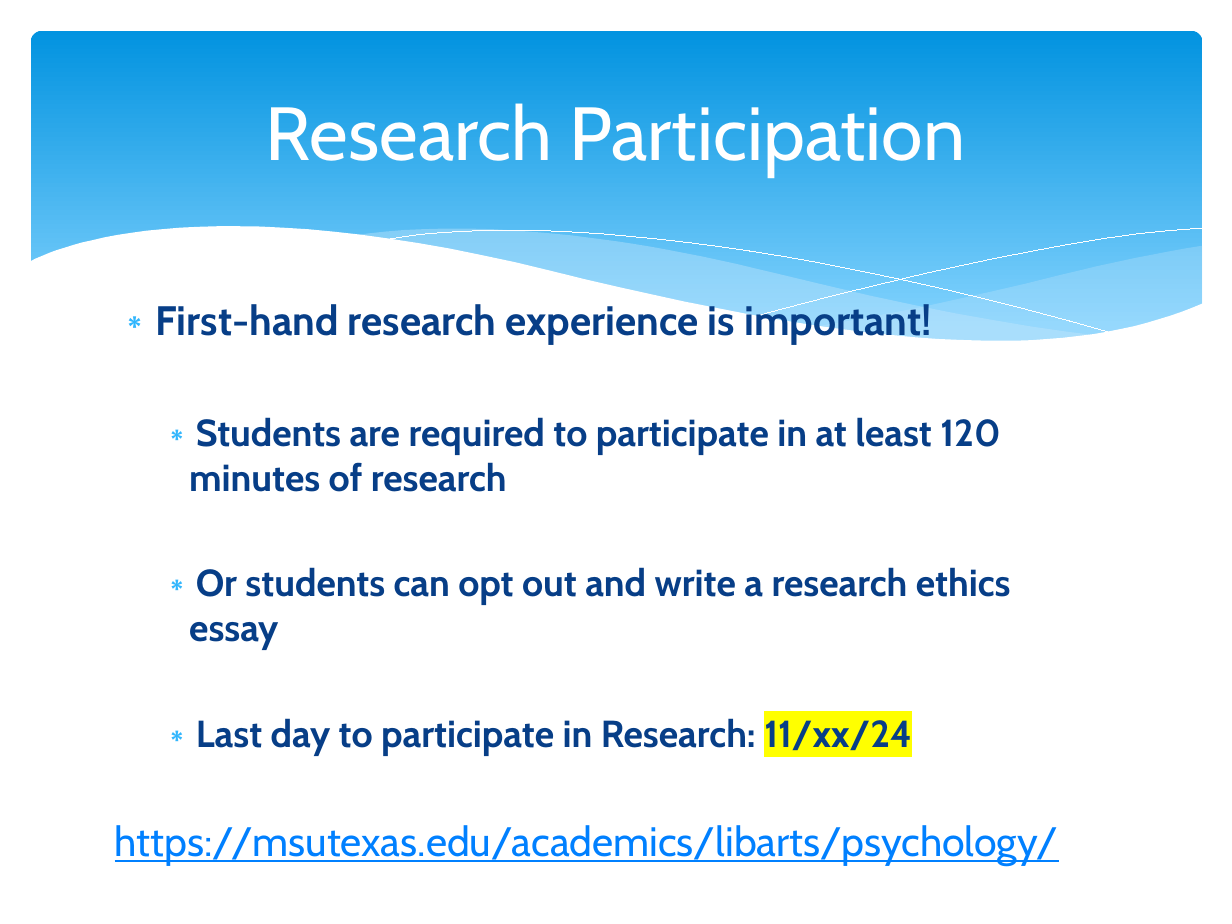
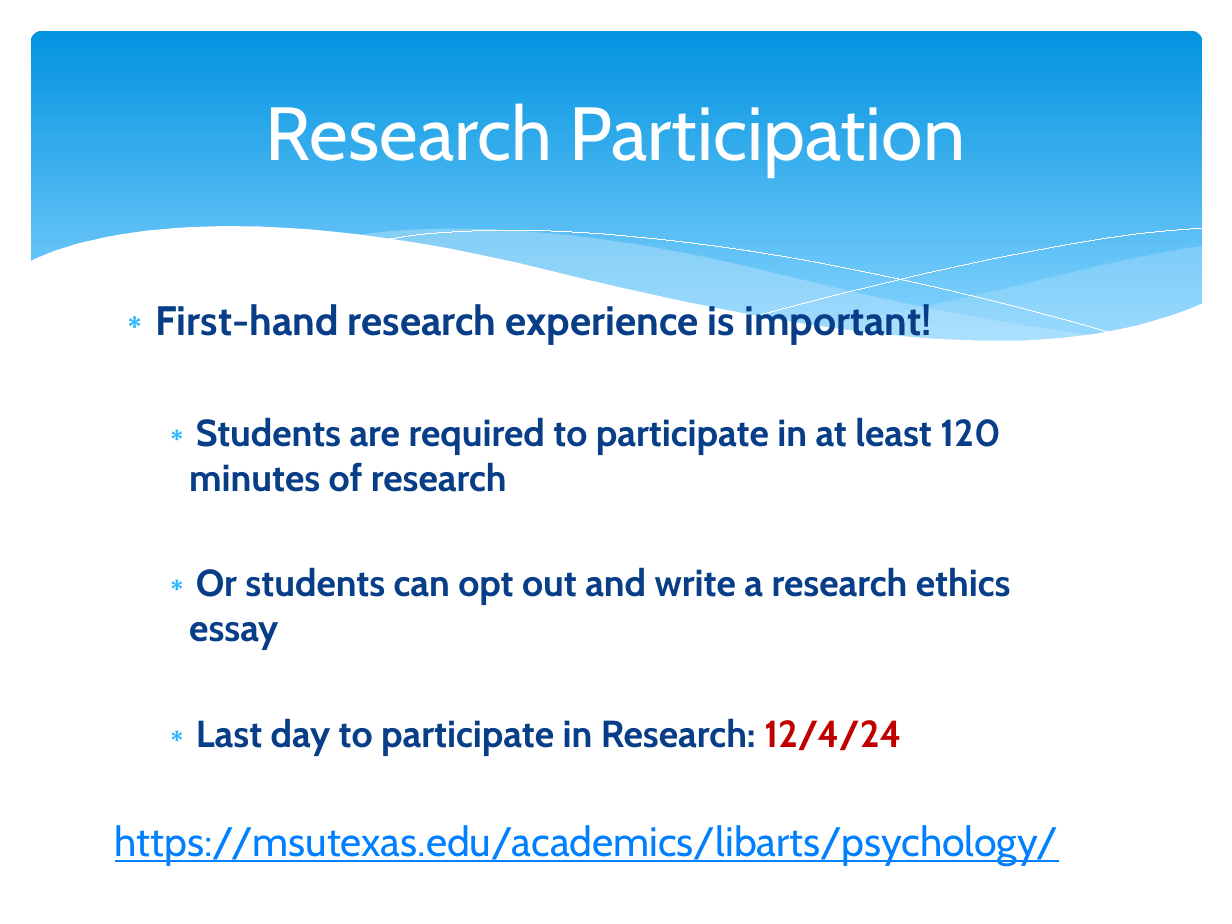
Before and after one commit to npm27/Teaching-Materials, a slide deck: slide 8 of Gen Psych II/Slides/0 Gen Psych II First Day Info.pptx. Drawn at 1232x924 pixels with LibreOffice and Linux fonts; fonts in the diff are those of the drawing. Boxes give left, top, right and bottom in pixels: in the first picture for what was removed or moved away, otherwise in the second. Text is boxed around its words. In the diff, an @@ line names an element or a change of style, - is before the commit and + after.

```diff
--- a/Gen Psych II/Slides/0 Gen Psych II First Day Info.pptx
+++ b/Gen Psych II/Slides/0 Gen Psych II First Day Info.pptx
@@ text at bbox=[196, 718, 901, 756]: text changed @@
-    ∗ Last day to participate in Research: 11/xx/24
+    ∗ Last day to participate in Research: 12/4/24
```
Also in this commit, not shown: 2 other slides changed, 8 other files.
